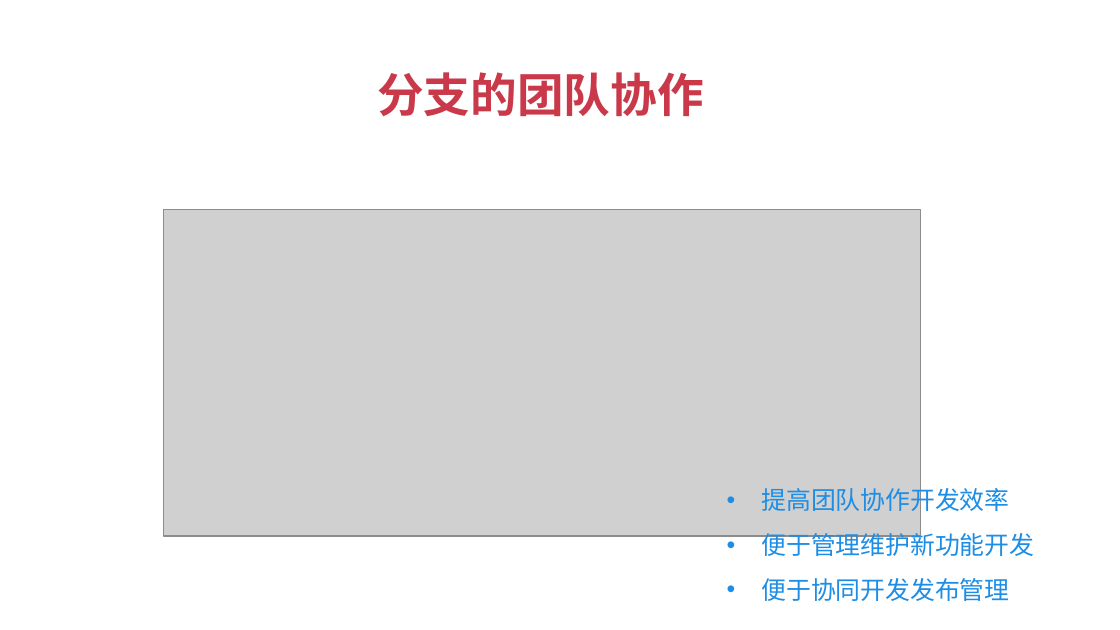
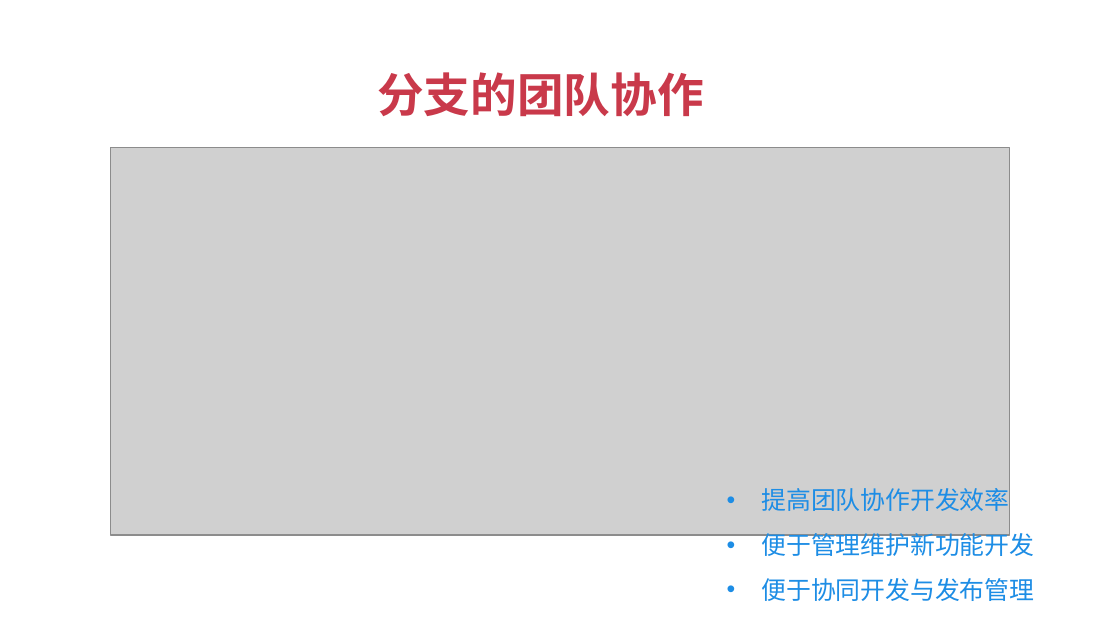
Before and after one commit to JSFFZL/Courseware-PPT, a slide deck: slide 16 of github.pptx (slide 14 before the commit). Drawn at 1120x630 pixels with LibreOffice and Linux fonts; fonts in the diff are those of the drawing; grey boxes stand for pictures; background and template pictures are left out. Boxes give left, top, right and bottom in pixels: in the first picture for what was removed or moved away, otherwise in the second. Text is boxed around its words. In the diff, an @@ line names an element or a change of style, - is before the commit and + after.

```diff
--- a/github.pptx
+++ b/github.pptx
@@ picture: place and size @@
-picture at (164, 209, 921, 535)
+picture at (111, 148, 1009, 535)
@@ text at (762, 578, 1035, 601): text changed @@
-• 便于协同开发发布管理
+• 便于协同开发与发布管理
```
Also in this commit, not shown: 3 other slides changed, 2 slides added, 1 slide removed, 2 other files.
